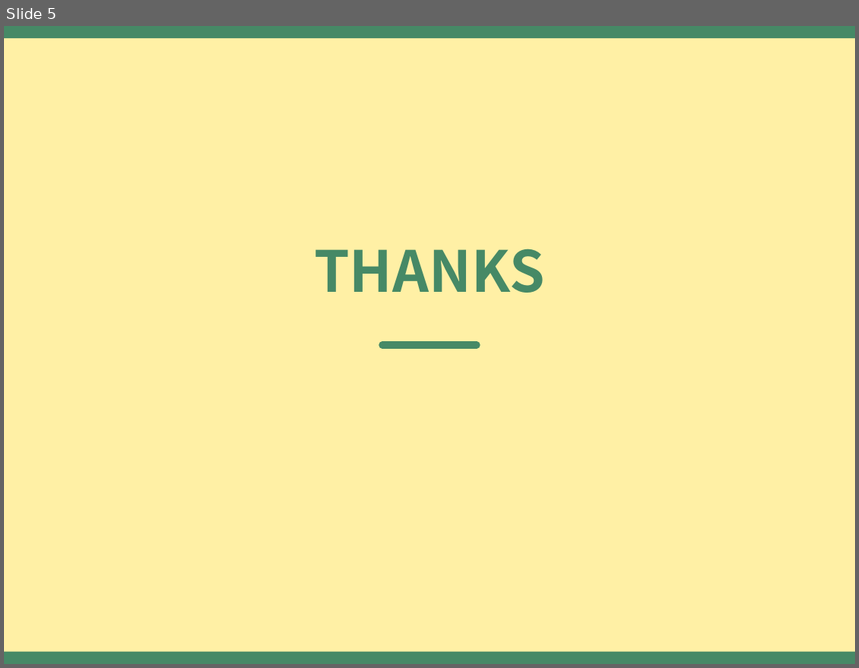
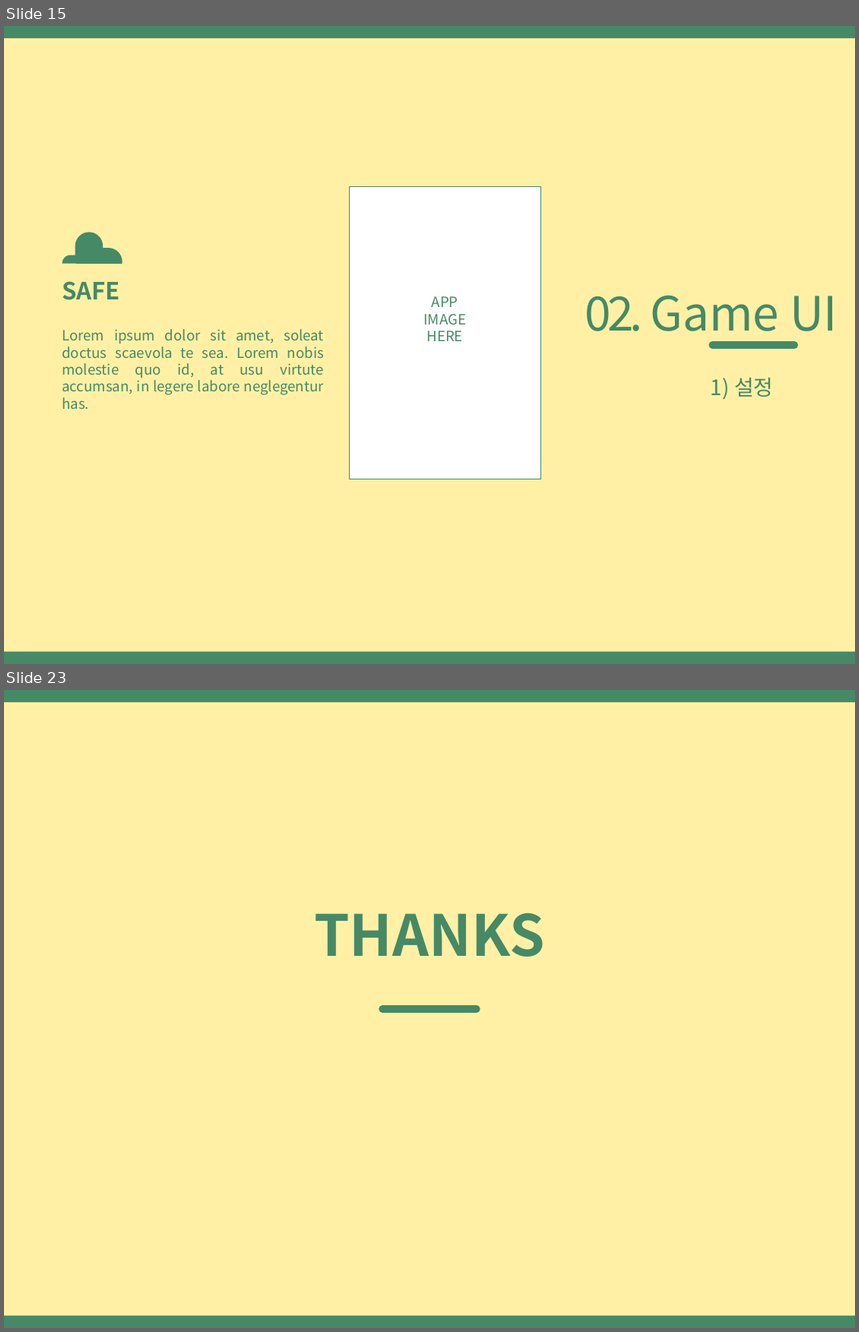
Before and after one commit to EunHaCho/Forme, a slide deck: MarblePang.pptx. Shown one above the other, each under a label of ours: slide 5 before the commit, slides 15 and 23 after it; the slides between them are not shown. The pictures are 859x668 and 859x1332 pixels, drawn with LibreOffice and Linux fonts; fonts in the diff are those of the drawing. Boxes give left, top, right and bottom in pixels: in the first picture for what was removed or moved away, otherwise in the second. Text is boxed around its words. In the diff, an @@ line names an element or a change of style, - is before the commit and + after.

```diff
--- a/MarblePang.pptx
+++ b/MarblePang.pptx
@@ slide 15 added at (4,26,855,664), background #FFF0A5; not listed: 2 template elements that a slide beside it also shows @@
@@ rounded rectangle added at (349,187,541,479), fill #FFFFFF, outline #468966 0.25 pt @@
@@ freeform shape added at (75,233,102,264), fill #468966 @@
@@ freeform shape added at (88,248,122,263), fill #468966 @@
@@ freeform shape added at (63,256,88,264), fill #468966 @@
@@ text added at (62,281,120,300), 20 pt, text #468966, bold @@
+SAFE
@@ text added at (424,297,467,341), 12 pt, text #468966 @@
+APP
+IMAGE
+HERE
@@ text added at (585,295,838,342), 40 pt, text #468966 @@
+02. Game UI
@@ text added at (62,329,324,395), 12 pt, text #468966 @@
+Lorem ipsum dolor sit amet, soleat doctus scaevola te sea. Lorem nobis molestie quo id, at usu virtute accumsan, in legere labore neglegentur has.
@@ line added from (712, 345) to (794, 345), #468966 6 pt @@
@@ text added at (711,378,774,400), 18 pt, text #468966 @@
+1) 설정
@@ what was slide 5 is now slide 23 @@
```
Also in this commit, not shown: 3 slides changed, 17 other slides added.
